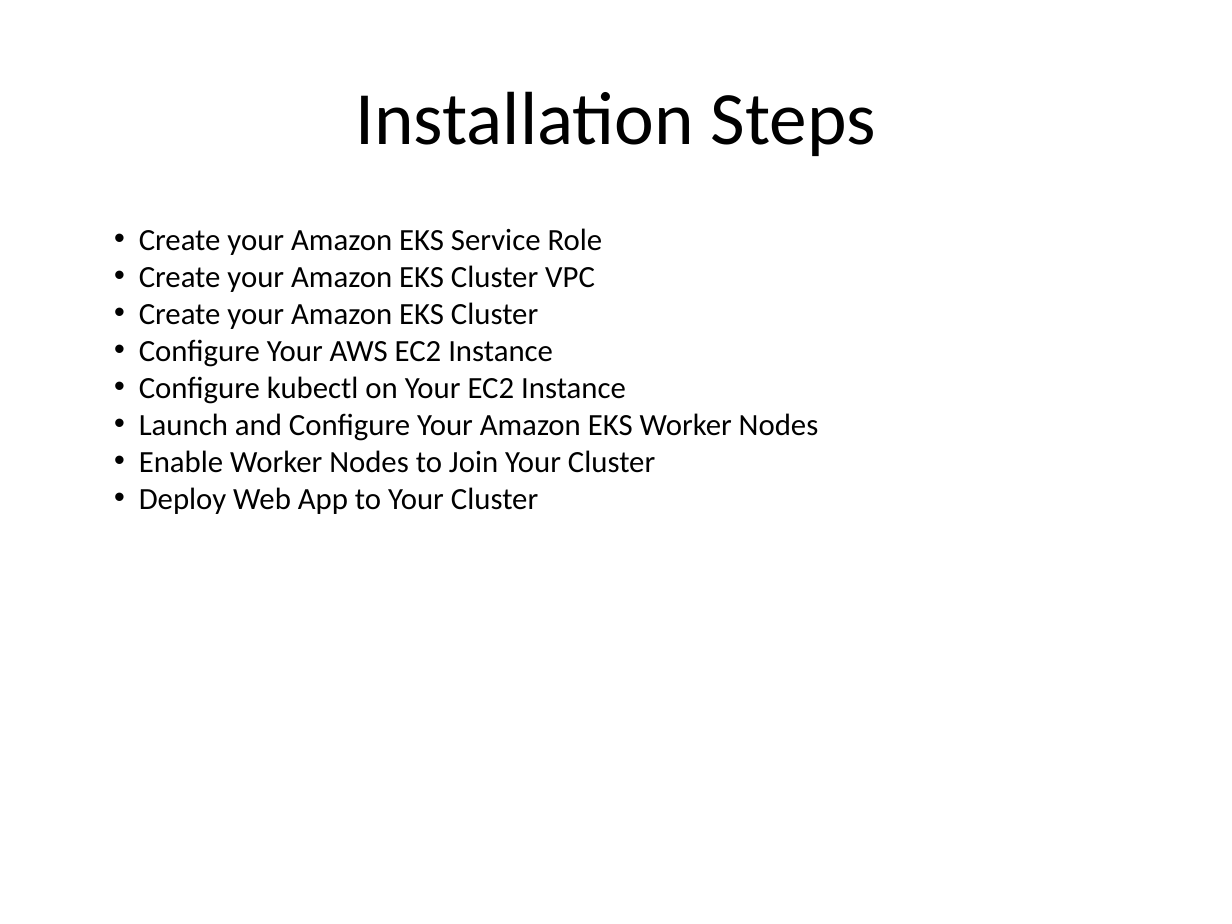
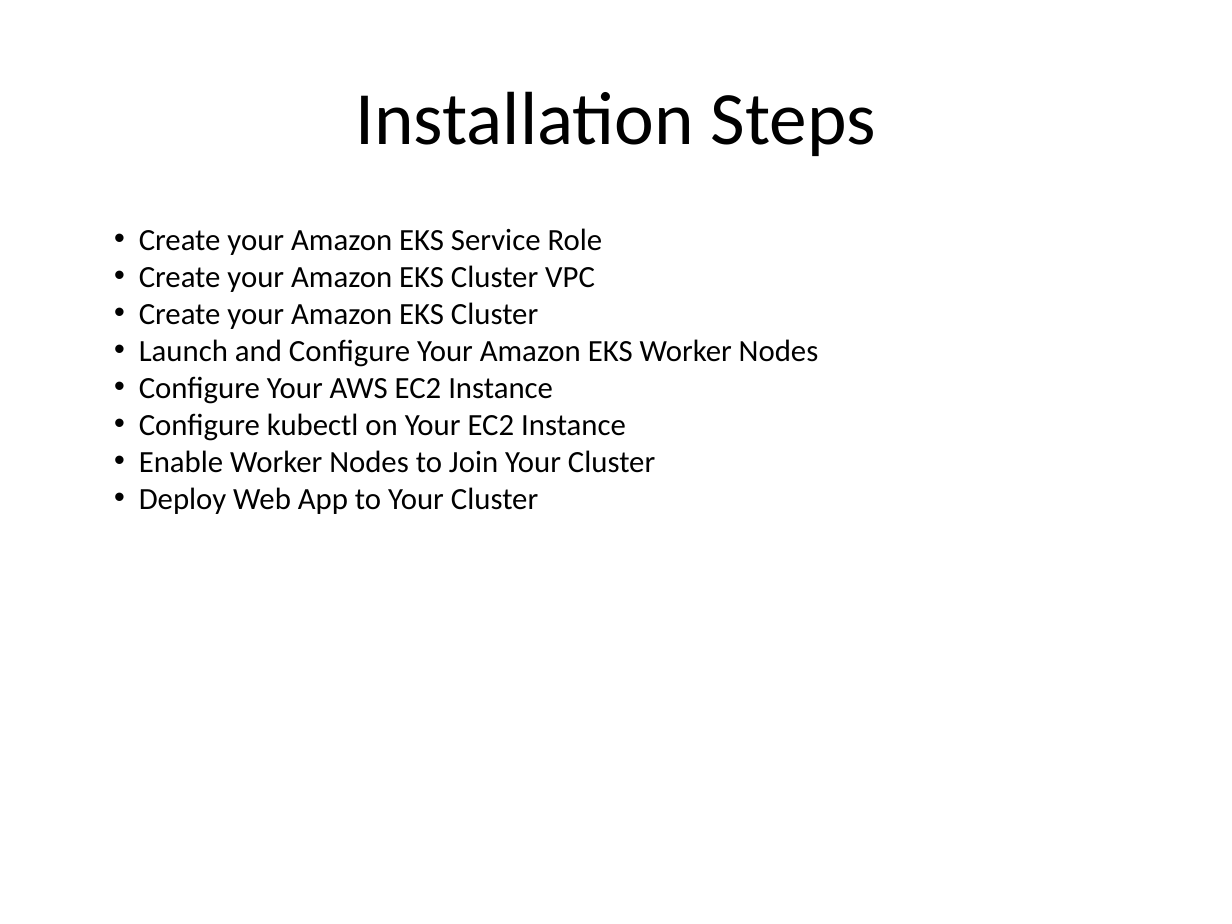
Before and after one commit to kskalvar/aws-eks-cluster-quickstart, a slide deck: slide 7 of slides/AWS-EKS-Cluster-Quickstart.pptx. Drawn at 1232x924 pixels with LibreOffice and Linux fonts; fonts in the diff are those of the drawing. Boxes give left, top, right and bottom in pixels: in the first picture for what was removed or moved away, otherwise in the second. Text is boxed around its words. In the diff, an @@ line names an element or a change of style, - is before the commit and + after.

```diff
--- a/slides/AWS-EKS-Cluster-Quickstart.pptx
+++ b/slides/AWS-EKS-Cluster-Quickstart.pptx
@@ text at (139,339,819,367): paragraph added @@
+• Launch and Configure Your Amazon EKS Worker Nodes
@@ text at (139,413,819,441): paragraph removed @@
-• Launch and Configure Your Amazon EKS Worker Nodes
```
Also in this commit, not shown: 1 other slide changed, 1 other file.
